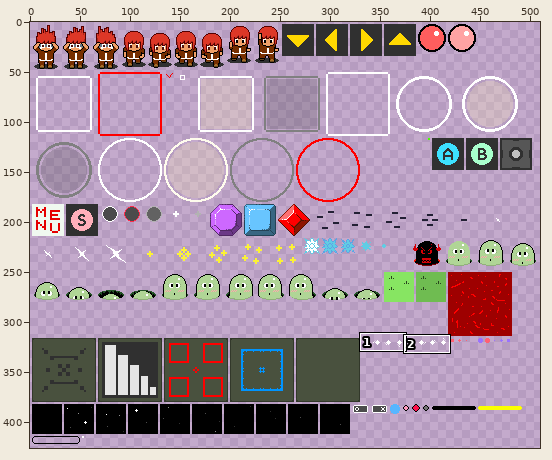
A sprite sheet gets an edit: cocos2dx_playground/Resources/textures/texture_001.png. The first picture is a wide view before the edit; the outline marks the close-up.
Close-up. Earlier state:
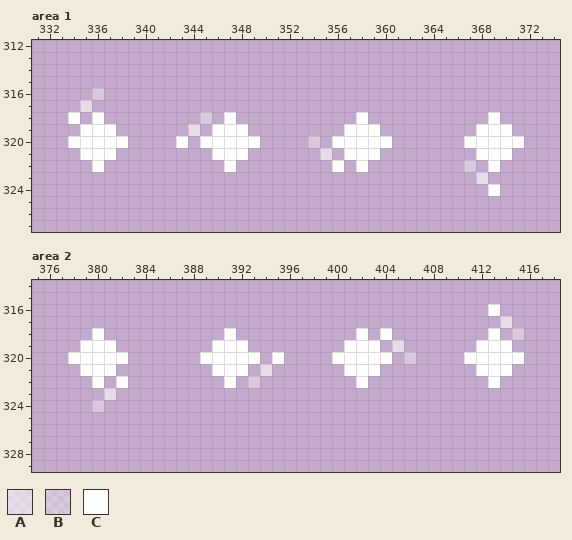
The file is 512x512 pixels. Colours within 5 levels of each other are drawn and written as one. Shown: area 1: x 331..374, y 312..327; area 2: x 375..418, y 314..329. The wide view leaves out empty margins.
Palette (. is transparent): A #ffffff96  B #ffffff5a  C #ffffff
Pixels before, area 1, first column x 334:
316 ..B...................................
317 .A....................................
318 C.C........B.C..........C..........C..
319 .CCC......A.CCC........CCC........CCC.
320 CCCCC....C.CCCCC....B.CCCCC......CCCCC
321 .CCC........CCC......A.CCC........CCC.
322 ..C..........C........C.C........B.C..
323 ..................................A...
324 ...................................C..
Pixels before, area 2, first column x 378:
316 ...................................C..
317 ....................................A.
318 ..C..........C..........C.C........C.B
319 .CCC........CCC........CCC.A......CCC.
320 CCCCC......CCCCC.C....CCCCC.B....CCCCC
321 .CCC........CCC.A......CCC........CCC.
322 ..C.C........C.B........C..........C..
323 ...A..................................
324 ..B...................................
New version:
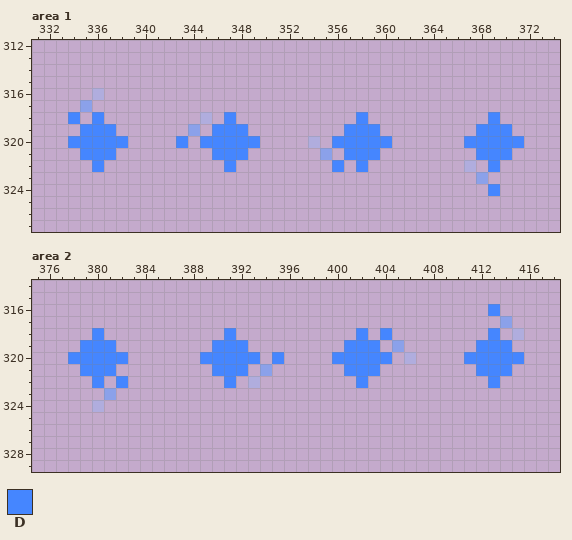
Colours new in this view: D #4586ff
Edits made:
colour A: #ffffff96 -> #639aff96
colour B: #ffffff5a -> #8ab3ff5a
Changed rows in their new state; - is a pixel that keeps its letter.
Area 1:
first column x 334:
318 D-D----------D----------D----------D--
319 -DDD--------DDD--------DDD--------DDD-
320 DDDDD----D-DDDDD------DDDDD------DDDDD
321 -DDD--------DDD--------DDD--------DDD-
322 --D----------D--------D-D----------D--
324 -----------------------------------D--
Area 2:
first column x 378:
316 -----------------------------------D--
318 --D----------D----------D-D--------D--
319 -DDD--------DDD--------DDD--------DDD-
320 DDDDD------DDDDD-D----DDDDD------DDDDD
321 -DDD--------DDD--------DDD--------DDD-
322 --D-D--------D----------D----------D--
Pixel boxes of the changes (left, top, right, bottom) in both close-ups:
changed: (68, 88, 128, 172)
changed: (176, 112, 392, 172)
changed: (464, 112, 524, 196)
changed: (464, 304, 524, 388)
changed: (68, 328, 128, 412)
changed: (200, 328, 284, 388)
changed: (332, 328, 416, 388)
